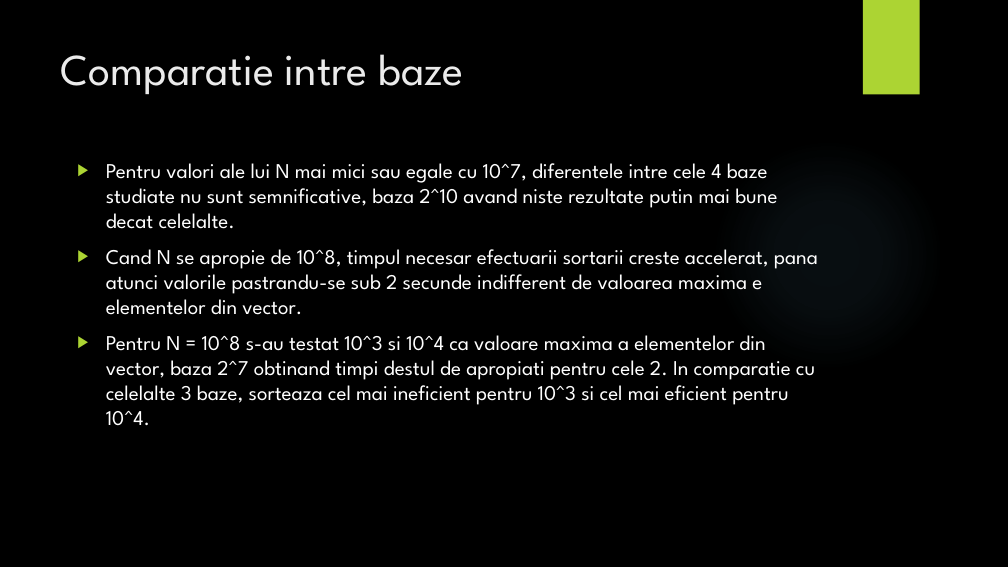
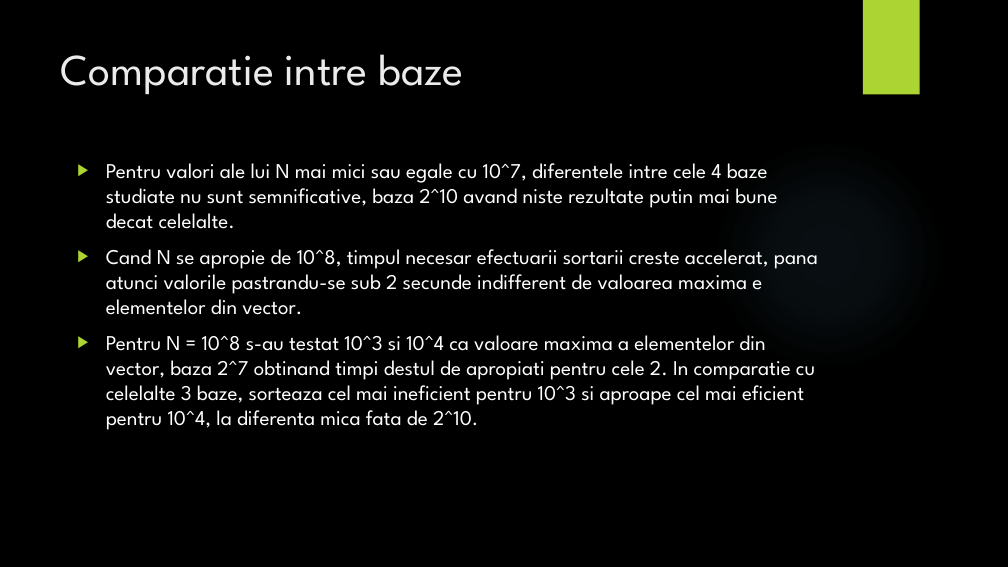
Before and after one commit to adelp13/Sorting-Algorithms, a slide deck: slide 5 of proiect1SD/Prezentare.pptx. Drawn at 1008x567 pixels with LibreOffice and Linux fonts; fonts in the diff are those of the drawing; background and template pictures are left out. Boxes give left, top, right and bottom in pixels: in the first picture for what was removed or moved away, otherwise in the second. Text is boxed around its words. In the diff, an @@ line names an element or a change of style, - is before the commit and + after.

```diff
--- a/proiect1SD/Prezentare.pptx
+++ b/proiect1SD/Prezentare.pptx
@@ text at <box>106,335,815,430</box>: text changed @@
-▶ Pentru N = 10^8 s-au testat 10^3 si 10^4 ca valoare maxima a elementelor din vector, baza 2^7 obtinand timpi destul de apropiati pentru cele 2. In comparatie cu celelalte 3 baze, sorteaza cel mai ineficient pentru 10^3 si cel mai eficient pentru 10^4.
+▶ Pentru N = 10^8 s-au testat 10^3 si 10^4 ca valoare maxima a elementelor din vector, baza 2^7 obtinand timpi destul de apropiati pentru cele 2. In comparatie cu celelalte 3 baze, sorteaza cel mai ineficient pentru 10^3 si aproape cel mai eficient pentru 10^4, la diferenta mica fata de 2^10.
```
Also in this commit, not shown: 3 other slides changed, 1 slide added, 9 other files.
